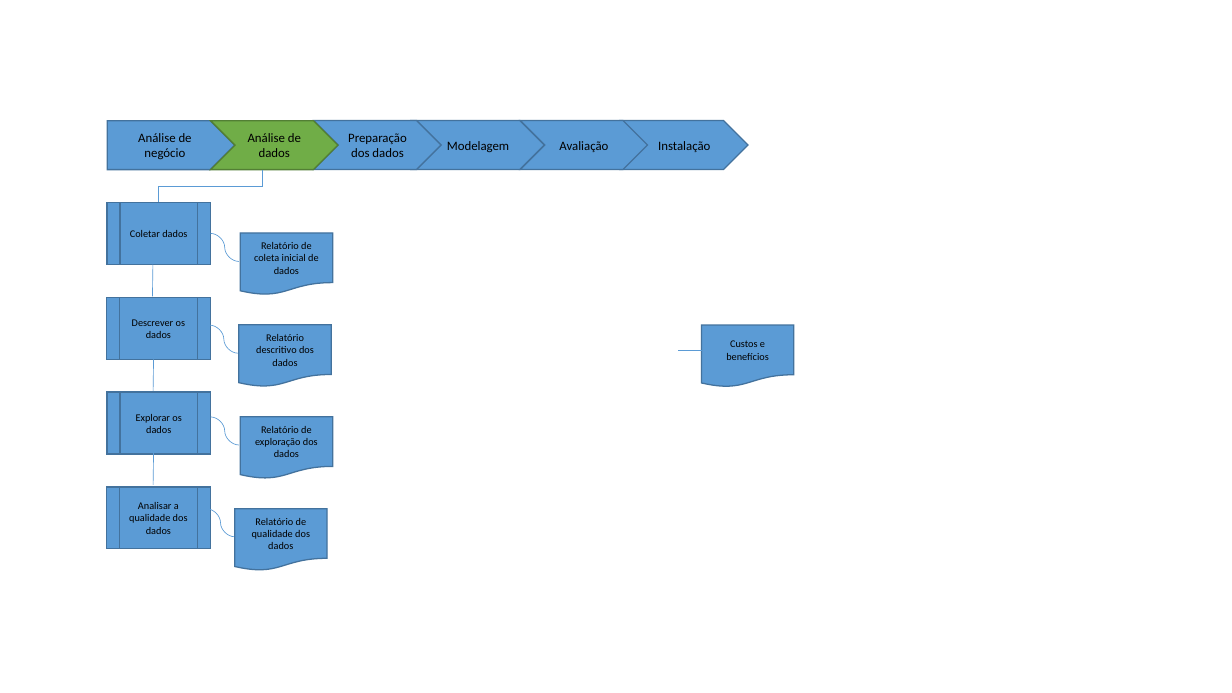
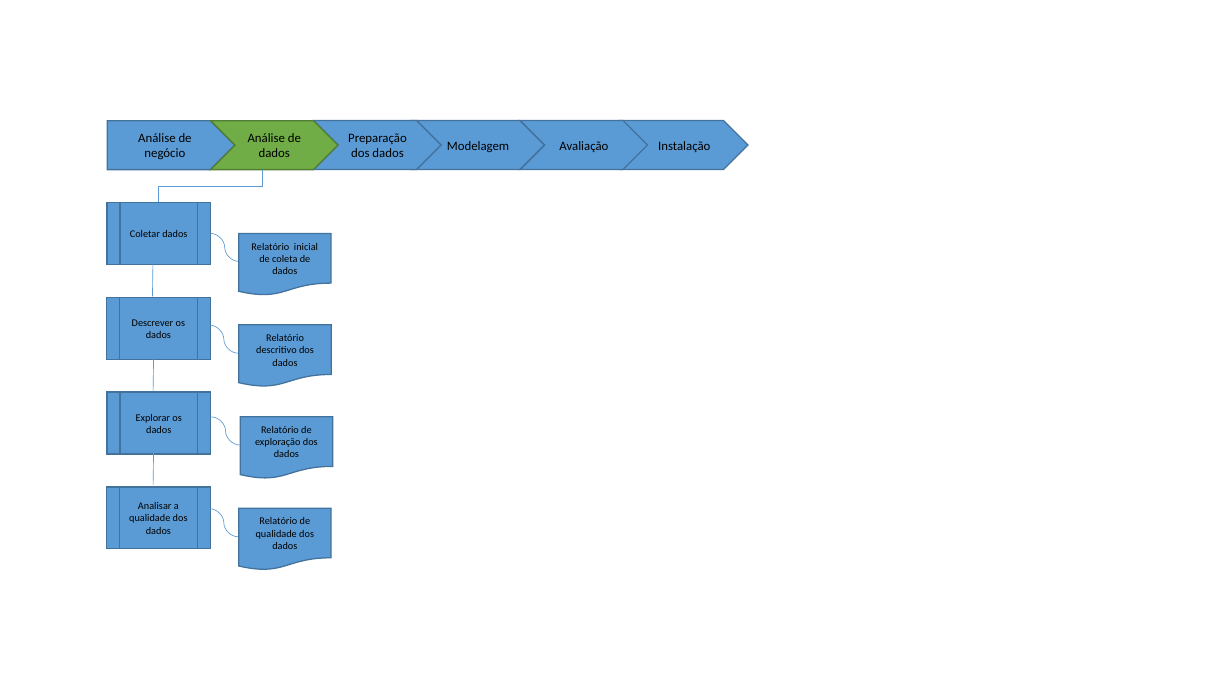
Before and after one commit to abevieiramota/Mestrado, a slide deck: slide 1 of Processo/CRISP-DM/Diagramas/CRISP-DM-Analise-dos-dados.pptx. Drawn at 1232x693 pixels with LibreOffice and Linux fonts; fonts in the diff are those of the drawing. Boxes give left, top, right and bottom in pixels: in the first picture for what was removed or moved away, otherwise in the second. Text is boxed around its words. In the diff, an @@ line names an element or a change of style, - is before the commit and + after.

```diff
--- a/Processo/CRISP-DM/Diagramas/CRISP-DM-Analise-dos-dados.pptx
+++ b/Processo/CRISP-DM/Diagramas/CRISP-DM-Analise-dos-dados.pptx
@@ text in flow chart document at (251,243,318,274): text changed @@
-Relatório de coleta inicial de dados
+Relatório inicial de coleta de dados
@@ flow chart document removed at (701,325,794,387) @@
-Custos e benefícios
@@ line removed from (678, 350) to (701, 350) @@
@@ curved line moved from (206, 509) - (235, 537) to (210, 509) - (238, 537) @@
@@ flow chart document "Relatório de qualidade dos dados": place and size @@
-flow chart document "Relatório de qualidade dos dados" at (235,509,327,571)
+flow chart document "Relatório de qualidade dos dados" at (238,508,331,570)
```
Also in this commit, not shown: 15 other files.
